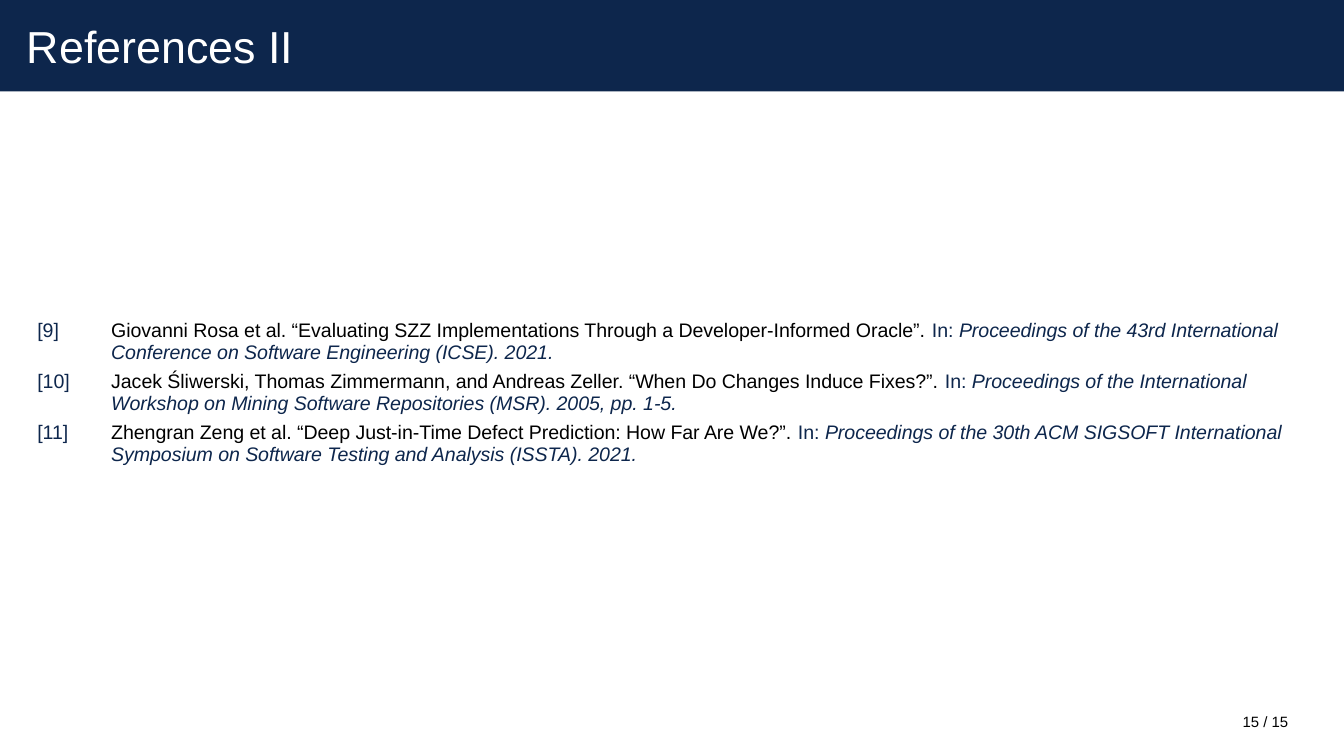
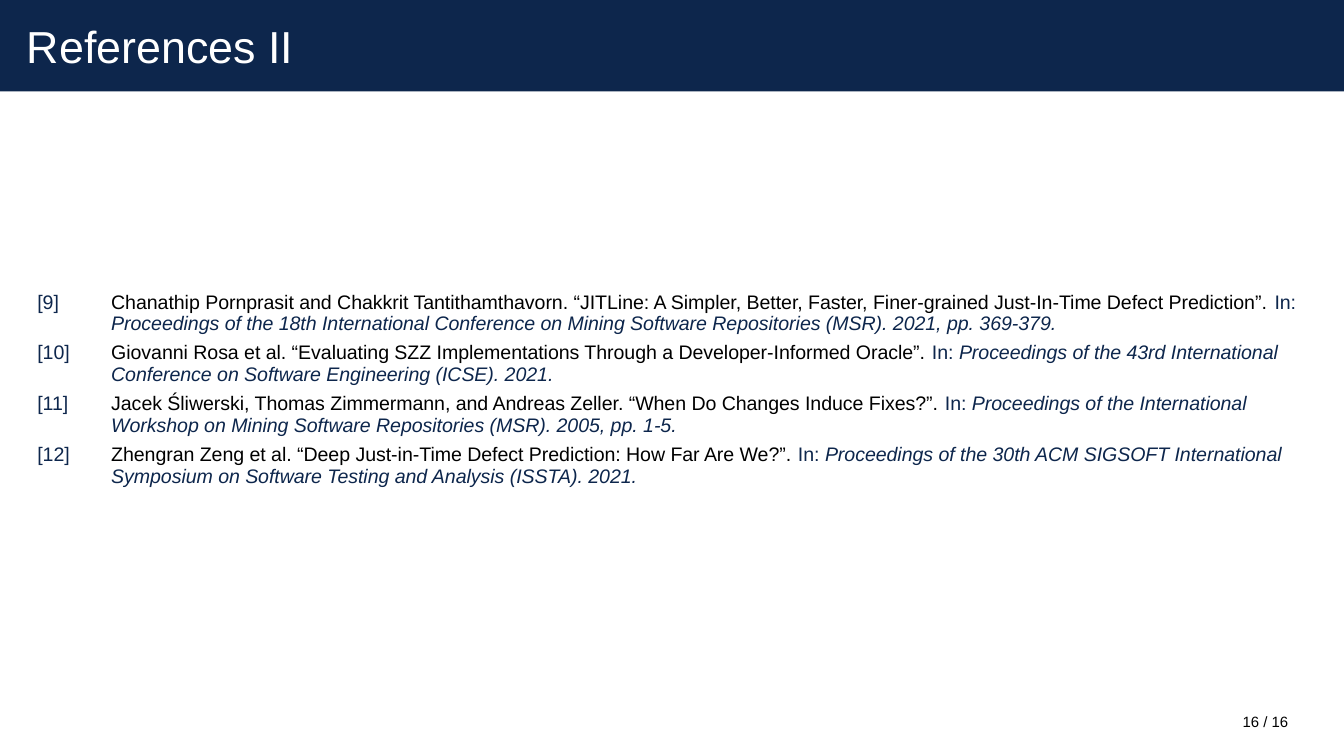
Before and after one commit to itz-puneet/thesis-later, a slide deck: slide 16 of MTP 1/presentation/mtp1_presentation.pptx (slide 15 before the commit). Drawn at 1344x756 pixels with LibreOffice and Linux fonts; fonts in the diff are those of the drawing. Boxes give left, top, right and bottom in pixels: in the first picture for what was removed or moved away, otherwise in the second. Text is boxed around its words. In the diff, an @@ line names an element or a change of style, - is before the commit and + after.

```diff
--- a/MTP 1/presentation/mtp1_presentation.pptx
+++ b/MTP 1/presentation/mtp1_presentation.pptx
@@ table at [34, 288, 1310, 491] @@
-row 1: [9] | Giovanni Rosa et al. “Evaluating SZZ Implementations Through a Developer-Informed Oracle”. In: Proceedings of the 43rd International Conference on Software Engineering (ICSE). 2021.
-row 2: [10] | Jacek Śliwerski, Thomas Zimmermann, and Andreas Zeller. “When Do Changes Induce Fixes?”. In: Proceedings of the International Workshop on Mining Software Repositories (MSR). 2005, pp. 1-5.
-row 3: [11] | Zhengran Zeng et al. “Deep Just-in-Time Defect Prediction: How Far Are We?”. In: Proceedings of the 30th ACM SIGSOFT International Symposium on Software Testing and Analysis (ISSTA). 2021.
+row 1: [9] | Chanathip Pornprasit and Chakkrit Tantithamthavorn. “JITLine: A Simpler, Better, Faster, Finer-grained Just-In-Time Defect Prediction”. In: Proceedings of the 18th International Conference on Mining Software Repositories (MSR). 2021, pp. 369-379.
+row 2: [10] | Giovanni Rosa et al. “Evaluating SZZ Implementations Through a Developer-Informed Oracle”. In: Proceedings of the 43rd International Conference on Software Engineering (ICSE). 2021.
+row 3: [11] | Jacek Śliwerski, Thomas Zimmermann, and Andreas Zeller. “When Do Changes Induce Fixes?”. In: Proceedings of the International Workshop on Mining Software Repositories (MSR). 2005, pp. 1-5.
+row 4: [12] | Zhengran Zeng et al. “Deep Just-in-Time Defect Prediction: How Far Are We?”. In: Proceedings of the 30th ACM SIGSOFT International Symposium on Software Testing and Analysis (ISSTA). 2021.
@@ table: place and size @@
-table at [34, 316, 1310, 469]
+table at [34, 288, 1310, 491]
@@ page number at [1243, 716, 1260, 727]: text changed @@
-15
+16
@@ text at [1272, 716, 1289, 727]: text changed @@
-/ 15
+/ 16
```
Also in this commit, not shown: 13 other slides changed, 2 slides added, 1 slide removed, 10 other files.
